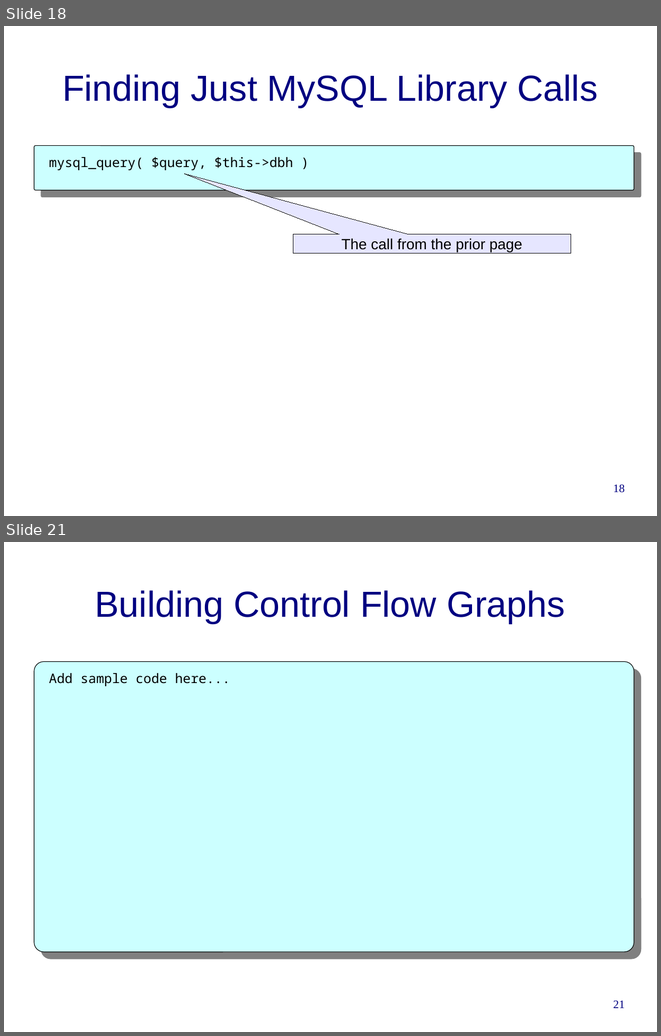
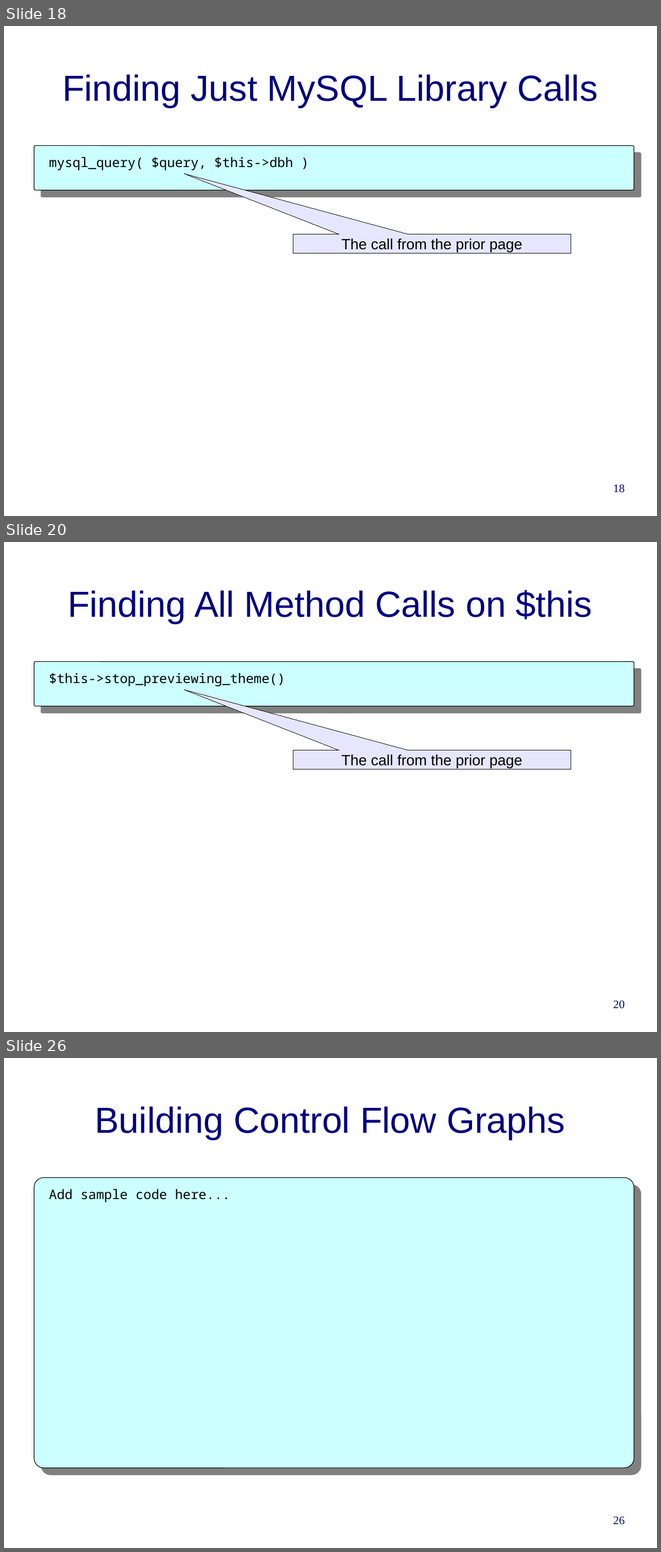
Before and after one commit to cwi-swat/rascal-course-pldi-2015, a slide deck: presentations/PHP-analysis.odp. Shown one above the other, each under a label of ours: slides 18 and 21 before the commit, slides 18, 20 and 26 after it; the slides between them are not shown. The pictures are 661x1036 and 661x1552 pixels, drawn with LibreOffice and Linux fonts; fonts in the diff are those of the drawing; background and template pictures are left out. Boxes give left, top, right and bottom in pixels: in the first picture for what was removed or moved away, otherwise in the second. Text is boxed around its words. In the diff, an @@ line names an element or a change of style, - is before the commit and + after.

```diff
--- a/presentations/PHP-analysis.odp
+++ b/presentations/PHP-analysis.odp
@@ slide 20 added at [4,542,657,1032], background #FFFFFF @@
@@ title added at [68,590,592,623], 44 pt, text #000080 @@
+Finding All Method Calls on $this
@@ rounded rectangle added at [34,662,635,706], fill #CCFFFF, outline #000000 0.74 pt @@
@@ text added at [49,673,285,686], 16 pt, text #000000 @@
+$this->stop_previewing_theme()
@@ speech box added at [293,751,571,769], fill #E6E6FF, outline #000000 0 pt, 18 pt, text #000000 @@
+The call from the prior page
@@ page number added at [613,1000,625,1008], 14 pt, text #000080 @@
+20
@@ what was slide 21 is now slide 26 @@
@@ page number at [613,1516,625,1524]: text changed @@
-21
+26
```
Also in this commit, not shown: 6 slides changed, 4 other slides added, 2 other files.
